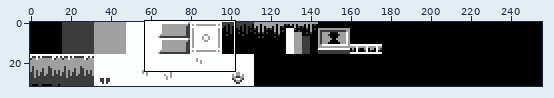
A pixel-art file gets an edit: art/tilesets/map_tiles.aseprite. The picture above shows the old version from afar; the outline marks the close-up.
Close-up. Before the edit:
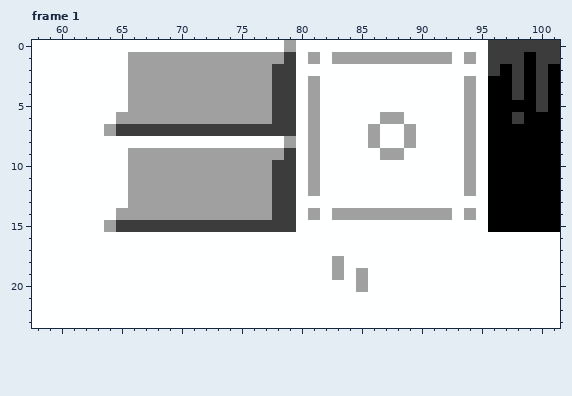
256x32 pixels, 4 frames. Shown: frame 1: x 58..101, y 0..23. The commit also changed other frames or places, which this record leaves out.
After the commit:
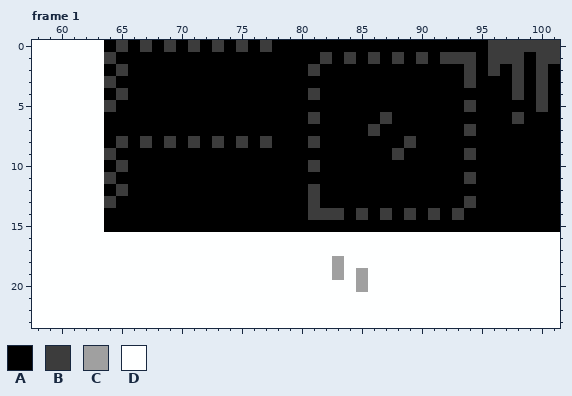
Palette (. is transparent): A #000000  B #3c3c3c  C #a0a0a0  D #feffff
Changes in this commit:
layer "Dark" now shown
layer "Darker" now shown
layer "Darkest" now shown
Frame 1, layer "Darkest":
Colour B becomes colour A in row 1 at x 79; in rows 2 to 6 at x 78 to 79; in row 7 at x 65 to 79; in row 9 at x 79; in rows 10 to 14 at x 78 to 79; in row 15 at x 65 to 79.
Colour C becomes colour A in row 0 at x 79; in row 1 at x 66 to 78, 81, 83, 85, 87, 89 and 91; in row 2 at x 66 to 77; in row 3 at x 66 to 77 and 81; in row 4 at x 66 to 77 and 94; in row 5 at x 66 to 77 and 81.
Colour C becomes colour A in row 6 at x 65 to 77, 88 and 94; in row 7 at x 64, 81 and 89; in row 8 at x 79, 86 and 94; in row 9 at x 66 to 78, 81 and 87; in row 10 at x 66 to 77 and 94; in row 11 at x 66 to 77 and 81.
Colour C becomes colour A in row 12 at x 66 to 77 and 94; in row 13 at x 66 to 77; in row 14 at x 65 to 77, 84, 86, 88, 90, 92 and 94; in row 15 at x 64.
Colour D becomes colour A in row 0 at x 64, 66, 68, 70, 72, 74, 76, 78 and 80 to 95; in row 1 at x 65, 80 and 95; in row 2 at x 64, 80, 82 to 93 and 95; in row 3 at x 65, 80, 82 to 93 and 95; in row 4 at x 64, 80, 82 to 93 and 95; in row 5 at x 65, 80, 82 to 93 and 95.
Colour D becomes colour A in row 6 at x 64, 80, 82 to 86, 89 to 93 and 95; in row 7 at x 80, 82 to 85, 87 to 88, 90 to 93 and 95; in row 8 at x 64, 66, 68, 70, 72, 74, 76, 78, 80, 82 to 85, 87 to 88, 90 to 93 and 95; in row 9 at x 65, 80, 82 to 86, 89 to 93 and 95; in row 10 at x 64, 80, 82 to 93 and 95; in row 11 at x 65, 80, 82 to 93 and 95.
Colour D becomes colour A in row 12 at x 64, 80, 82 to 93 and 95; in row 13 at x 65, 80, 82 to 93 and 95; in row 14 at x 64, 80 and 95; in row 15 at x 80 to 95.
Colour C becomes colour B in row 1 at x 84, 86, 88, 90, 92 and 94; in row 3 at x 94; in row 4 at x 81; in row 5 at x 94; in row 6 at x 81 and 87; in row 7 at x 86 and 94.
Colour C becomes colour B in row 8 at x 81 and 89; in row 9 at x 88 and 94; in row 10 at x 81; in row 11 at x 94; in row 12 at x 81; in row 14 at x 81, 83, 85, 87, 89 and 91.
Colour D becomes colour B in row 0 at x 65, 67, 69, 71, 73, 75 and 77; in row 1 at x 64, 82 and 93; in row 2 at x 65, 81 and 94; in row 3 at x 64; in row 4 at x 65; in row 5 at x 64.
Colour D becomes colour B in row 8 at x 65, 67, 69, 71, 73, 75 and 77; in row 9 at x 64; in row 10 at x 65; in row 11 at x 64; in row 12 at x 65; in row 13 at x 64, 81 and 94.
Colour D becomes colour B in row 14 at x 82 and 93.
